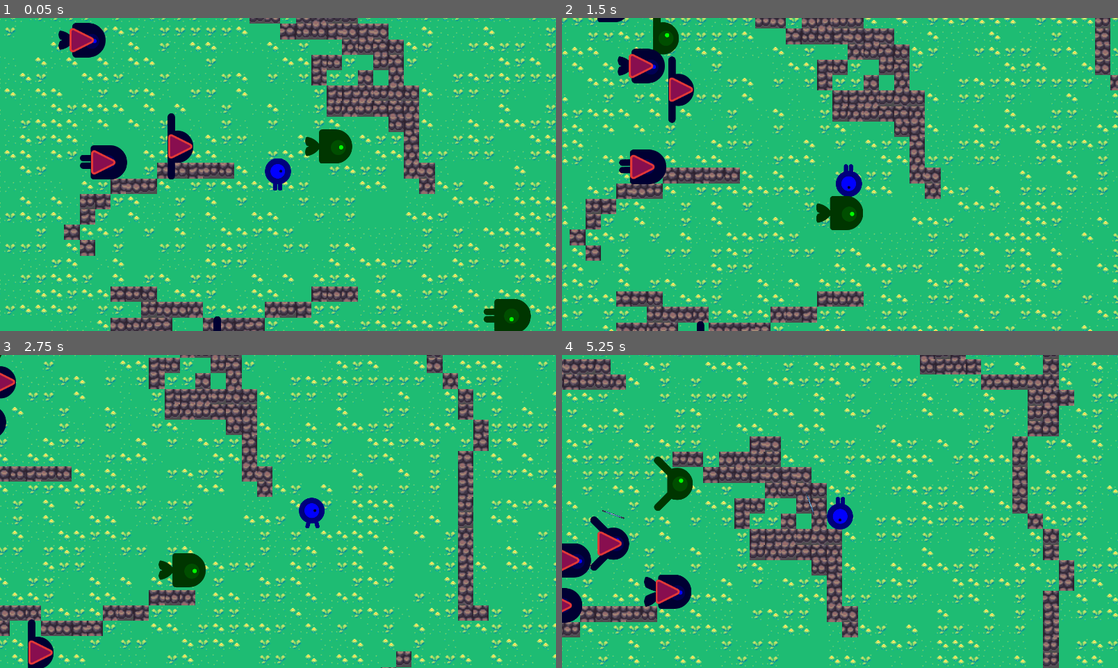
Above: before the commit, frames 1-4 (two rows, left to right).
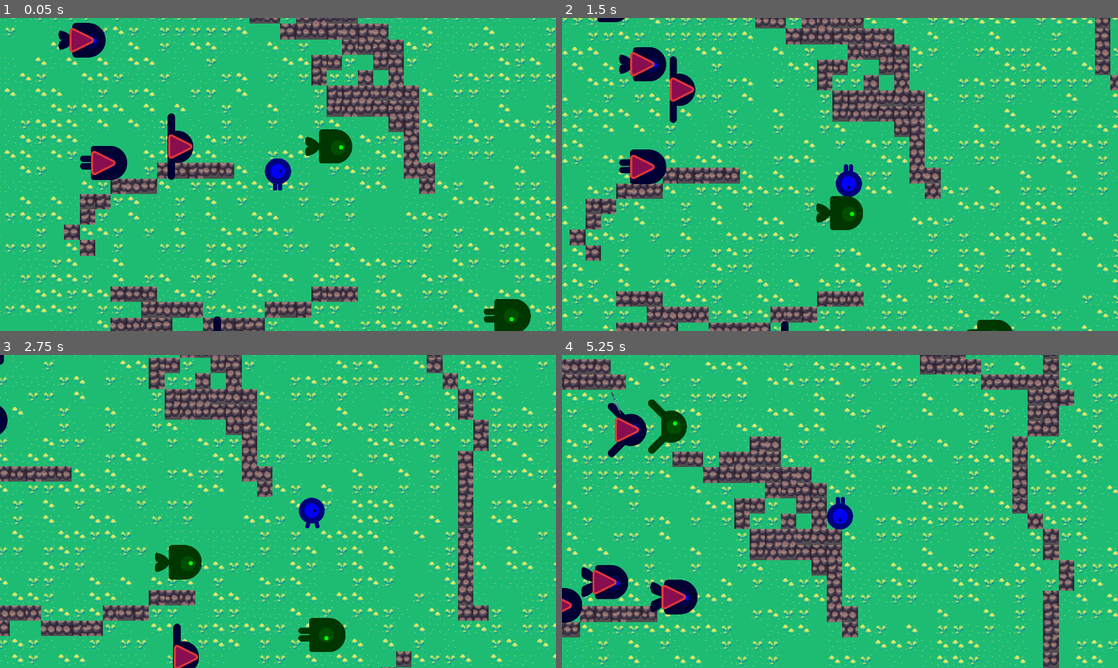
Above: after the commit, the same moments.

Repository: actuallyfrank/project-battlefield
Game: Godot game, scene res://scenes/Main.tscn
Same seed, same stepped clock (60 frames per second), same inputs: the game is played once before the commit and once after it. The engine's default icon, where the game draws it, is replaced by a stand-in: a white triangle on a blue panel in a dark square.
Inputs:
- Up to frame 1 (0.05 s): no input
- Up to frame 2 (1.5 s): hold Right (move_right) 0.53-1.28 s; hold Down (move_down) from 1.28 s (still down)
- Up to frame 3 (2.75 s): release Down (move_down) at 2.03 s; hold Right (move_right) from 2.03 s (still down)
- Up to frame 4 (5.25 s): release Right (move_right) at 2.78 s; hold Up (move_up) 2.78-3.53 s; hold Left (move_left) 3.53-5.03 s; hold Down (move_down) from 5.03 s (still down)

The runs differ from the first frame. In frame 1, 0.2% of the frame differs, in the area x 14-35%, y 30-52%; in frame 2, 1.2%; in frame 3, 2.5%; in frame 4, 4.5%, in the area x 0-46%, y 12-83%.

Commit message:
add stop movement when in range

Diff:
--- a/scenes/Archer.tscn
+++ b/scenes/Archer.tscn
@@ -91,13 +91,15 @@
 shape = SubResource("CircleShape2D_d314s")
 debug_color = Color(0.615686, 0.517647, 0.407843, 0.419608)
 
-[node name="AIComponent" parent="." node_paths=PackedStringArray("actor", "teamComponent") instance=ExtResource("12_vhg02")]
+[node name="AIComponent" parent="." node_paths=PackedStringArray("actor", "teamComponent", "weaponComponent") instance=ExtResource("12_vhg02")]
 actor = NodePath("..")
 teamComponent = NodePath("../TeamComponent")
+weaponComponent = NodePath("../BowWeapon")
 
 [node name="BowWeapon" type="Node2D" parent="." node_paths=PackedStringArray("ai", "team")]
 script = ExtResource("14_wt1tu")
 arrow = ExtResource("15_c82eg")
+reach = 400.0
 ai = NodePath("../AIComponent")
 team = NodePath("../TeamComponent")
 cooldown = 3.0
--- a/scenes/components/ai_component.gd
+++ b/scenes/components/ai_component.gd
@@ -4,18 +4,50 @@
 @export var speed: float = 10
 @export var actor: CharacterBody2D
 @export var teamComponent: TeamComponent
+@export var weaponComponent: WeaponComponent
+
+enum State { IDLE, CHASING, ATTACKING }
+var state: State = State.IDLE
 
 var target: HitboxComponent = null
 var actorsInRange: Array[HitboxComponent] = []
 
 @onready var nav_agent := $NavigationAgent2D as NavigationAgent2D
 
-func _physics_process(delta: float) -> void:
+func _physics_process(_delta: float) -> void:
+	if state != State.CHASING:
+		return
+
 	var current_agent_position: Vector2 = global_position
 	var next_path_position: Vector2 = nav_agent.get_next_path_position()
 
 	actor.velocity = current_agent_position.direction_to(next_path_position) * speed
 	actor.move_and_slide()
+
+func _process(_delta: float) -> void:
+	updateState()
+
+
+
+func updateState() -> void:
+	if canAttack():
+		state = State.ATTACKING
+		print("ATTACKING")
+		return
+
+	if target == null:
+		state = State.IDLE
+		return
+
+	state = State.CHASING
+
+func canAttack() -> bool:
+	if target == null or weaponComponent == null:
+		return false
+
+	return weaponComponent.isTargetInReach(target)
+
+
 
 func make_path_to_target() -> void:
 	nav_agent.target_position = target.global_position
--- a/scenes/soldier.tscn
+++ b/scenes/soldier.tscn
@@ -90,9 +90,10 @@
 shape = SubResource("CircleShape2D_d314s")
 debug_color = Color(0.615686, 0.517647, 0.407843, 0.419608)
 
-[node name="AIComponent" parent="." node_paths=PackedStringArray("actor", "teamComponent") instance=ExtResource("12_fre7e")]
+[node name="AIComponent" parent="." node_paths=PackedStringArray("actor", "teamComponent", "weaponComponent") instance=ExtResource("12_fre7e")]
 actor = NodePath("..")
 teamComponent = NodePath("../TeamComponent")
+weaponComponent = NodePath("../WeaponComponent")
 
 [node name="WeaponComponent" parent="." node_paths=PackedStringArray("ai", "team") instance=ExtResource("13_jijc6")]
 ai = NodePath("../AIComponent")
--- a/scenes/weapon_component.gd
+++ b/scenes/weapon_component.gd
@@ -2,21 +2,20 @@
 
 class_name WeaponComponent
 
-@export var reach: float = 100
+@export var reach: float = 30
 @export var ai: AIComponent = null
 @export var team: TeamComponent = null
 @export var cooldown: float = 1
 var timer: float = 0
 
 func attack(target: HitboxComponent, team: int):
-	print('ATTACK!')
+	target.hit(10)
 
+func isTargetInReach(target: HitboxComponent):
 	var target_position = target.global_position
-
 	var distance = global_position.distance_to(target_position)
 
-	if distance <= reach:
-		target.hit(10)
+	return distance <= reach
 
 func _process(delta):
 	if ai == null or team == null:
@@ -30,6 +29,9 @@
 
 	timer += delta
 
+	if !isTargetInReach(target):
+		return
+
 	if timer >= cooldown:
 		attack(target, team.team)
 		timer = 0
